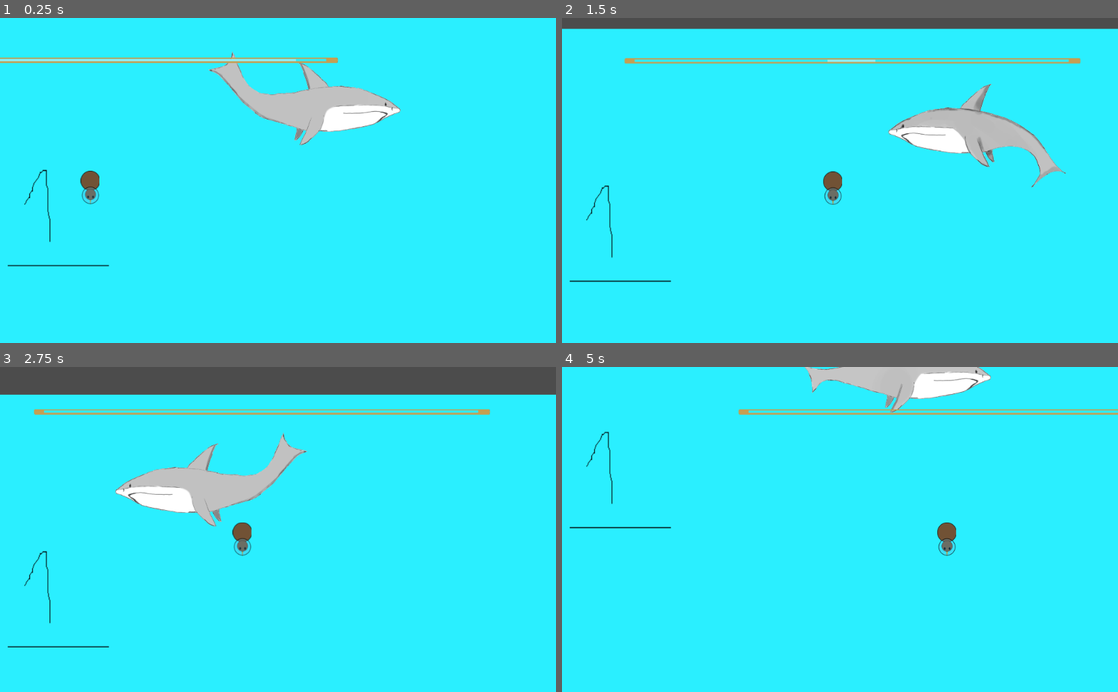
Above: before the commit, frames 1-4 (two rows, left to right).
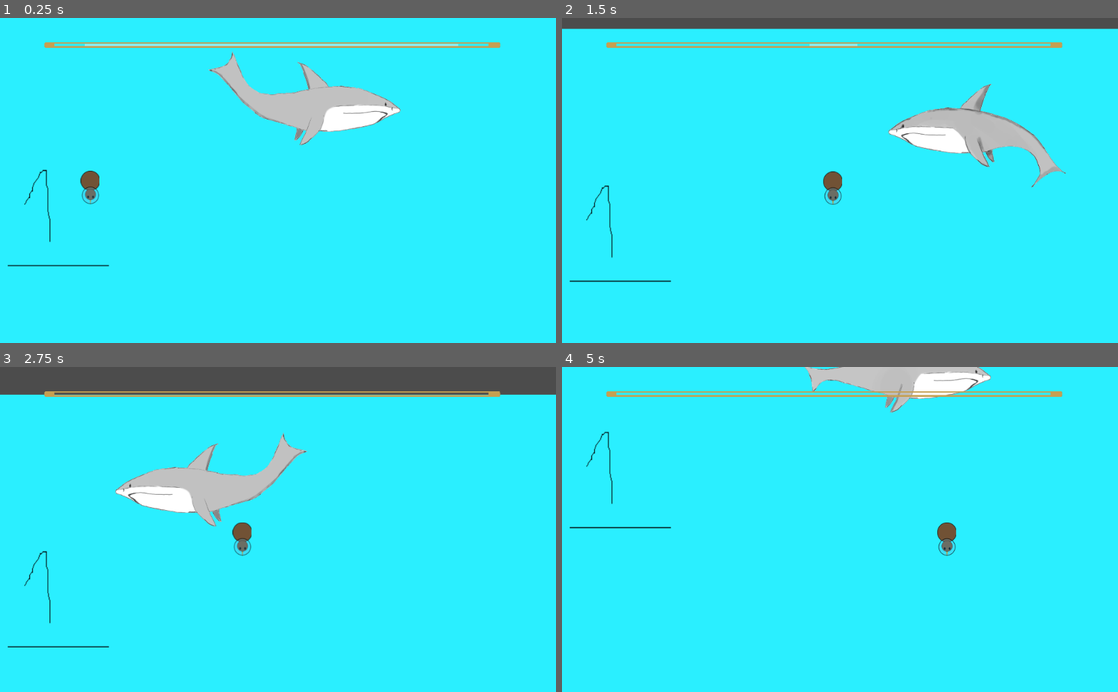
Above: after the commit, the same moments.

Repository: Cpt-Barbosa/CodeGameJam2022
Game: Godot game, scene res://scenes/Game.tscn
The game is run twice, just before and just after one commit, with the same random seed, the same clock (stepped at 60 frames per second) and the same inputs.
Inputs:
- Up to frame 1 (0.25 s): no input
- Up to frame 2 (1.5 s): hold D (move_right) from 0.53 s (still down); tap Space (jump) at 0.77 s
- Up to frame 3 (2.75 s): tap Space (jump) at 1.52 s; release D (move_right) at 2.03 s; hold Q (move_left) from 2.03 s (still down)
- Up to frame 4 (5 s): release Q (move_left) at 2.78 s; hold D (move_right) 2.78-4.28 s; tap Space (jump) at 3.02, 3.77, 4.52 s; hold Q (move_left) from 4.28 s (still down)

The runs differ from the first frame. In frame 1, 2.3% of the frame differs, in the area x 0-90%, y 7-14%; in frame 2, 2.1%; in frame 3, 2.0%; in frame 4, 1.8%.

Commit message:
modification barre oxy

Diff:
--- a/scenes/Game.tscn
+++ b/scenes/Game.tscn
@@ -1,9 +1,10 @@
-[gd_scene load_steps=8 format=2]
+[gd_scene load_steps=9 format=2]
 
 [ext_resource path="res://scenes/requin.tscn" type="PackedScene" id=1]
 [ext_resource path="res://scenes/Joueur.tscn" type="PackedScene" id=2]
 [ext_resource path="res://sprite/bg/Background1.png" type="Texture" id=3]
-[ext_resource path="res://scenes/Coffre.tscn" type="PackedScene" id=4]
+[ext_resource path="res://scenes/barreOxy.tscn" type="PackedScene" id=4]
+[ext_resource path="res://scenes/Coffre.tscn" type="PackedScene" id=5]
 
 [sub_resource type="RectangleShape2D" id=4]
 extents = Vector2( 34.5, 1749.25 )
@@ -15,6 +16,8 @@
 extents = Vector2( 268.263, 10 )
 
 [node name="Game" type="Node2D"]
+
+[node name="barreOxy" parent="." instance=ExtResource( 4 )]
 
 [node name="Background" type="Node2D" parent="."]
 
--- a/scenes/Joueur.tscn
+++ b/scenes/Joueur.tscn
@@ -1,10 +1,9 @@
-[gd_scene load_steps=9 format=2]
+[gd_scene load_steps=8 format=2]
 
 [ext_resource path="res://scripts/Joueur.gd" type="Script" id=1]
 [ext_resource path="res://sprite/joueur/Kiwi_-_droite_64.png" type="Texture" id=2]
 [ext_resource path="res://sprite/joueur/Kiwi_-_bas_64.png" type="Texture" id=3]
 [ext_resource path="res://sprite/joueur/Kiwi_D_Coffre.png" type="Texture" id=4]
-[ext_resource path="res://scenes/barreOxy.tscn" type="PackedScene" id=5]
 [ext_resource path="res://sprite/joueur/Kiwi_B_Coffre.png" type="Texture" id=6]
 
 [sub_resource type="CircleShape2D" id=3]
@@ -12,11 +11,6 @@
 
 [sub_resource type="SpriteFrames" id=2]
 animations = [ {
-"frames": [ ExtResource( 4 ) ],
-"loop": true,
-"name": "moving_coffre",
-"speed": 5.0
-}, {
 "frames": [ ExtResource( 6 ) ],
 "loop": true,
 "name": "falling_coffre",
@@ -30,6 +24,11 @@
 "frames": [ ExtResource( 2 ) ],
 "loop": true,
 "name": "moving",
+"speed": 5.0
+}, {
+"frames": [ ExtResource( 4 ) ],
+"loop": true,
+"name": "moving_coffre",
 "speed": 5.0
 } ]
 
@@ -50,6 +49,3 @@
 limit_right = 1015
 limit_bottom = 3445
 smoothing_enabled = true
-
-[node name="barreOxy" parent="." instance=ExtResource( 5 )]
-position = Vector2( 35, -235 )
--- a/scenes/barreOxy.tscn
+++ b/scenes/barreOxy.tscn
@@ -12,8 +12,9 @@
 "speed": 5.0
 } ]
 
-[node name="barreOxy" type="Node2D"]
-position = Vector2( 500, 39 )
+[node name="barreOxy" type="CanvasLayer"]
+offset = Vector2( 500, 50 )
+transform = Transform2D( 1, 0, 0, 1, 500, 50 )
 script = ExtResource( 1 )
 
 [node name="AnimatedSprite" type="AnimatedSprite" parent="."]
--- a/scripts/Joueur.gd
+++ b/scripts/Joueur.gd
@@ -1,7 +1,7 @@
 extends KinematicBody2D
 
 export (int) var speed = 350
-var God_Mod = true
+var God_Mod = false
 const FLOOR_NORMAL = Vector2(0 , -1)
 var jump_count = 2
 #...
@@ -36,5 +36,5 @@
 	velocity = move_and_slide(velocity,FLOOR_NORMAL)
 	if self.is_on_floor():
 		jump_count=2
-	if self.get_child(3).GetBarreVide() && !God_Mod:
+	if self.get_parent().get_node("barreOxy").GetBarreVide() && !God_Mod:
 		print("mort")
--- a/scripts/barreOxy.gd
+++ b/scripts/barreOxy.gd
@@ -1,4 +1,4 @@
-extends Node2D
+extends CanvasLayer
 
 var TailleMax = self.transform.x
 var temps = 0
Not shown: 1 places in scenes/Game.tscn that only renumber resources
